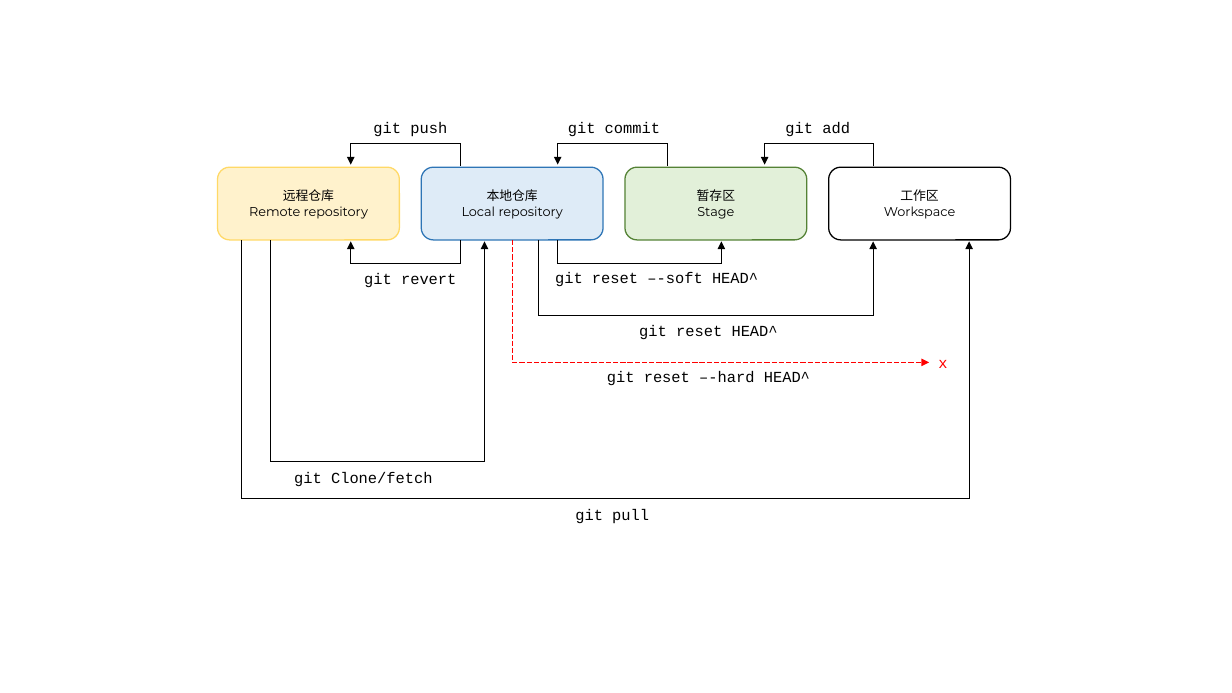
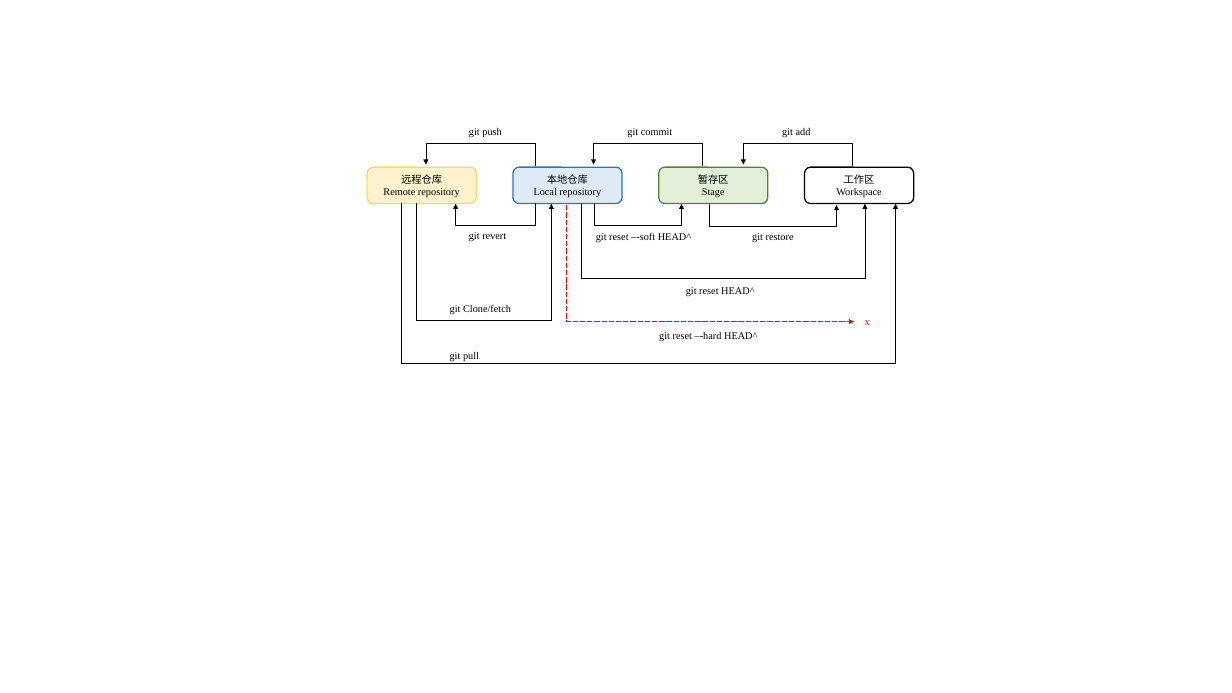
Before and after one commit to glplaman/glplaman.github.io, a slide deck: slide 5 of utils/file/charts.pptx. Drawn at 1232x693 pixels with LibreOffice and Linux fonts; fonts in the diff are those of the drawing. Boxes give left, top, right and bottom in pixels: in the first picture for what was removed or moved away, otherwise in the second. Text is boxed around its words. In the diff, an @@ line names an element or a change of style, - is before the commit and + after.

```diff
--- a/utils/file/charts.pptx
+++ b/utils/file/charts.pptx
@@ elbow arrow moved from (460, 166) - (351, 165) to (535, 166) - (426, 165) @@
@@ text "git push": place and size @@
-text "git push" at [373, 122, 447, 137]
+text "git push" at [469, 128, 501, 138]
@@ elbow arrow moved from (667, 166) - (558, 165) to (702, 166) - (593, 165) @@
@@ text "git commit": place and size @@
-text "git commit" at [568, 122, 660, 136]
+text "git commit" at [627, 128, 672, 137]
@@ elbow arrow moved from (874, 166) - (765, 165) to (853, 166) - (743, 165) @@
@@ size 10 to 8 pt, font Montserrat to Times New Roman in 4 elements at [659, 167, 768, 203], [513, 167, 622, 203], [805, 167, 914, 203], [367, 167, 476, 203] @@
@@ rounded rectangle "远程仓库": place and size @@
-rounded rectangle "远程仓库" at [217, 167, 399, 240]
+rounded rectangle "远程仓库" at [367, 167, 476, 203]
@@ rounded rectangle "本地仓库": place and size @@
-rounded rectangle "本地仓库" at [421, 167, 604, 240]
+rounded rectangle "本地仓库" at [513, 167, 622, 203]
@@ rounded rectangle "暂存区": place and size @@
-rounded rectangle "暂存区" at [625, 167, 807, 240]
+rounded rectangle "暂存区" at [659, 167, 768, 203]
@@ rounded rectangle "工作区": place and size @@
-rounded rectangle "工作区" at [829, 167, 1011, 240]
+rounded rectangle "工作区" at [805, 167, 914, 203]
@@ elbow arrow moved from (241, 240) - (970, 241) to (401, 202) - (896, 204) @@
@@ elbow arrow moved from (270, 240) - (484, 241) to (417, 202) - (552, 204) @@
@@ elbow arrow moved from (460, 240) - (351, 241) to (536, 202) - (456, 204) @@
@@ elbow arrow moved from (512, 240) - (929, 362) to (567, 205) - (854, 322) @@
@@ elbow arrow moved from (539, 240) - (873, 241) to (581, 202) - (865, 204) @@
@@ elbow arrow moved from (558, 240) - (722, 241) to (594, 202) - (682, 204) @@
@@ elbow arrow added from (710, 204) to (836, 205), #000000 0.5 pt @@
@@ text "git revert": place and size @@
-text "git revert" at [364, 273, 456, 287]
+text "git revert" at [469, 232, 506, 241]
@@ text "git reset –-soft HEAD^": place and size @@
-text "git reset –-soft HEAD^" at [555, 272, 758, 286]
+text "git reset –-soft HEAD^" at [596, 233, 691, 242]
@@ text added at [752, 233, 794, 242], 8 pt, text #000000 @@
+git restore
@@ size 12 to 8 pt, font Courier New to Times New Roman in 10 elements at [782, 128, 811, 137], [627, 128, 672, 137], [469, 128, 501, 138], [865, 320, 870, 325], [686, 287, 754, 296], [659, 332, 757, 341], [596, 233, 691, 242], [469, 232, 506, 241], [450, 352, 479, 361], [450, 305, 511, 314] @@
@@ text "git Clone/fetch": place and size @@
-text "git Clone/fetch" at [294, 472, 433, 486]
+text "git Clone/fetch" at [450, 305, 511, 314]
@@ text "git reset HEAD^": place and size @@
-text "git reset HEAD^" at [639, 325, 778, 339]
+text "git reset HEAD^" at [686, 287, 754, 296]
@@ text "git reset –-hard HEAD^": place and size @@
-text "git reset –-hard HEAD^" at [607, 371, 810, 385]
+text "git reset –-hard HEAD^" at [659, 332, 757, 341]
@@ text "x": place and size @@
-text "x" at [938, 360, 947, 368]
+text "x" at [865, 320, 870, 325]
@@ text "git pull": place and size @@
-text "git pull" at [575, 509, 649, 523]
+text "git pull" at [450, 352, 479, 361]
```
Also in this commit, not shown: 48 other files.
